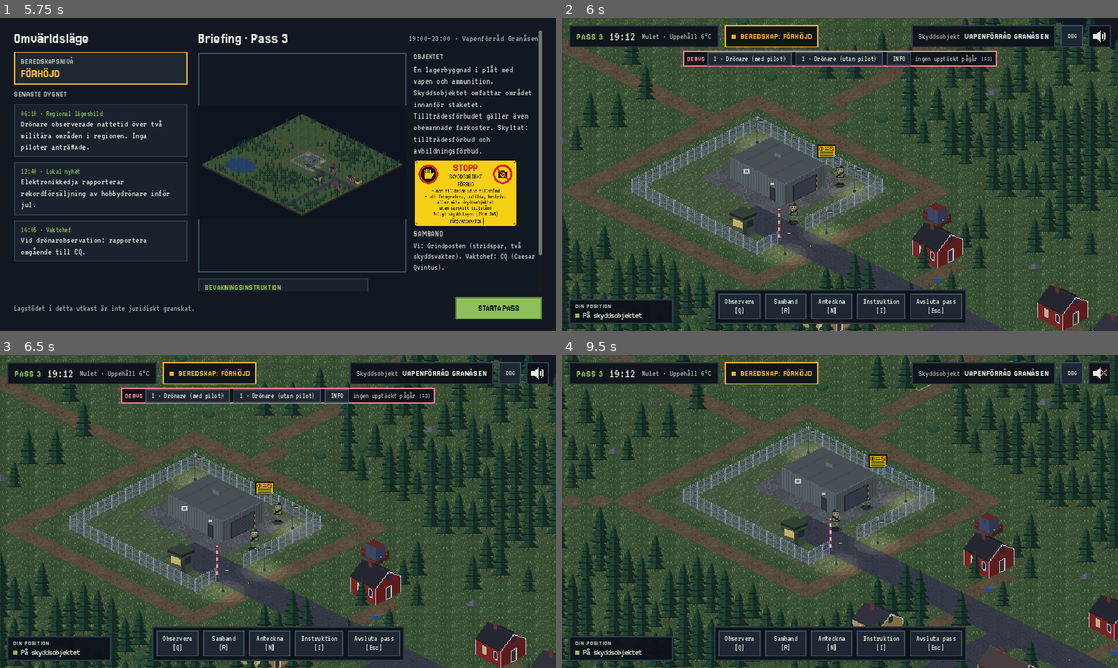
Above: before the commit, frames 1-4 (two rows, left to right).
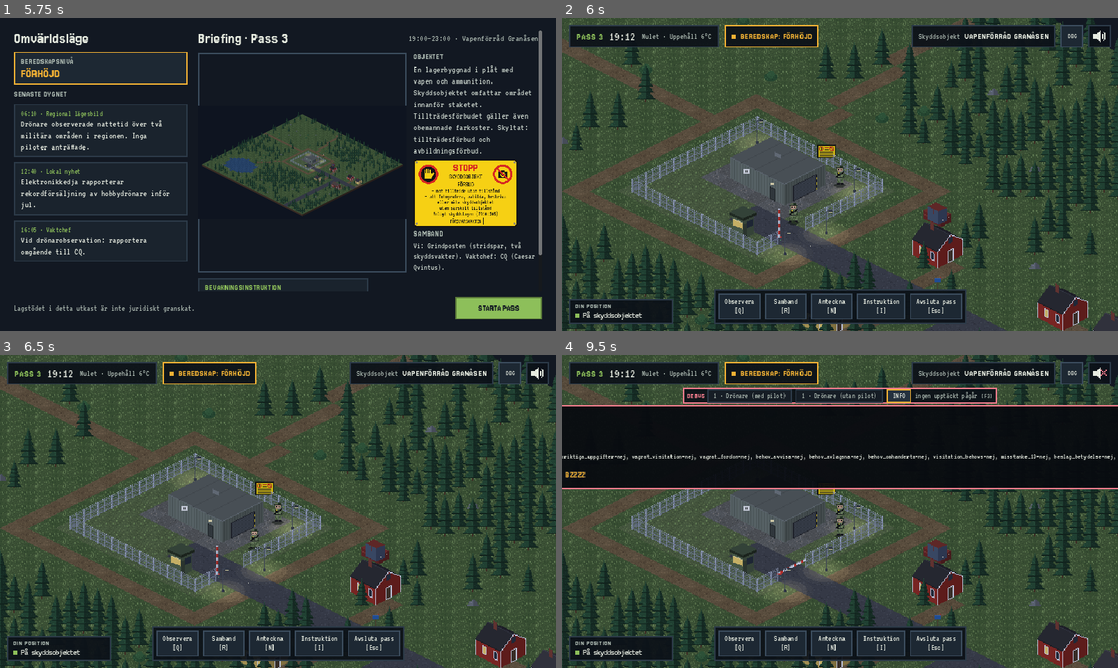
Above: after the commit, the same moments.

Repository: sulaco-hue/skyddsvakt
Game: Godot game, scene res://scenes/main.tscn
Two runs of this game, one before a commit and one after it. Both use one fixed random seed, a clock stepped at 60 frames per second and the inputs below.
Inputs (mouse positions are in pixels of both pictures, inside the frame that each line leads up to):
- Up to frame 1 (5.75 s): tap Enter at 0.5, 2, 3.5 s; drag from (278, 174) to (333, 105) at 0.52 s; tap Space at 1.25, 2.75, 3.77, 4.25 s; drag from (166, 190) to (250, 237) at 1.27 s; move the mouse to (333, 105) at 2.02 s; tap Q at 2.1 s; click (333, 105) at 2.17 s; drag from (250, 237) to (111, 127) at 2.77 s; move the mouse to (444, 221) at 3.52 s; tap N at 3.6 s; click (444, 221) at 3.67 s; drag from (111, 127) to (194, 96) at 4.27 s; move the mouse to (305, 174) at 5.02 s; tap T at 5.1 s; click (305, 174) at 5.17 s
- Up to frame 2 (6 s): click "STARTA PASS" at 5.75 s
- Up to frame 3 (6.5 s): no input
- Up to frame 4 (9.5 s): click "DBG" at 6.5 s; click (1101, 373) at 7.27 s; click (751, 395) at 8 s, where only the run after the commit has a clickable "1 · Drönare (med pilot)"; click (901, 395) at 8.75 s, where only the run after the commit has a clickable "INFO"

Frame 1 is identical in both runs. In frame 2, 2.6% of the frame differs, in the area x 21-79%, y 10-16%; in frame 3, 2.6%; in frame 4, 58%, in the area x 0-100%, y 0-100%.

Commit message:
Helikoptern beskrivs aldrig som lastbil; debugraden av från start
Co-Authored-By: Claude Opus 5.5 <noreply@anthropic.com>
Claude-Session: https://claude.ai/code/session_01PWrrRnAUGCDbWAToA7Kxse

Diff:
--- a/data/kartor/granasen.json
+++ b/data/kartor/granasen.json
@@ -23,7 +23,7 @@
   "lastbil": {
    "namn": "Helikoptern Granåsen",
    "bestamd": "helikoptern",
-   "beskrivning": "Helikoptern – en olivgrön lastbil med HELIKOPTER målat på sidan – står uppställd innanför staketet."
+   "beskrivning": "Helikoptern står uppställd innanför staketet."
   },
   "vapenforrad": {
    "namn": "Vapenförråd Granåsen",
--- a/scripts/ui/hud.gd
+++ b/scripts/ui/hud.gd
@@ -54,7 +54,7 @@
 	# Uppdragsrutan är borttagen tills vidare (ersätts av något bättre).
 	_bygg_debug()
 	_bygg_debug_info()
-	_debug.visible = not UiKit.kompakt
+	_debug.visible = false
 	_debug.visibility_changed.connect(func() -> void: Spel.debug = _debug.visible)
 	Spel.debug = _debug.visible
 	_bygg_samband()
